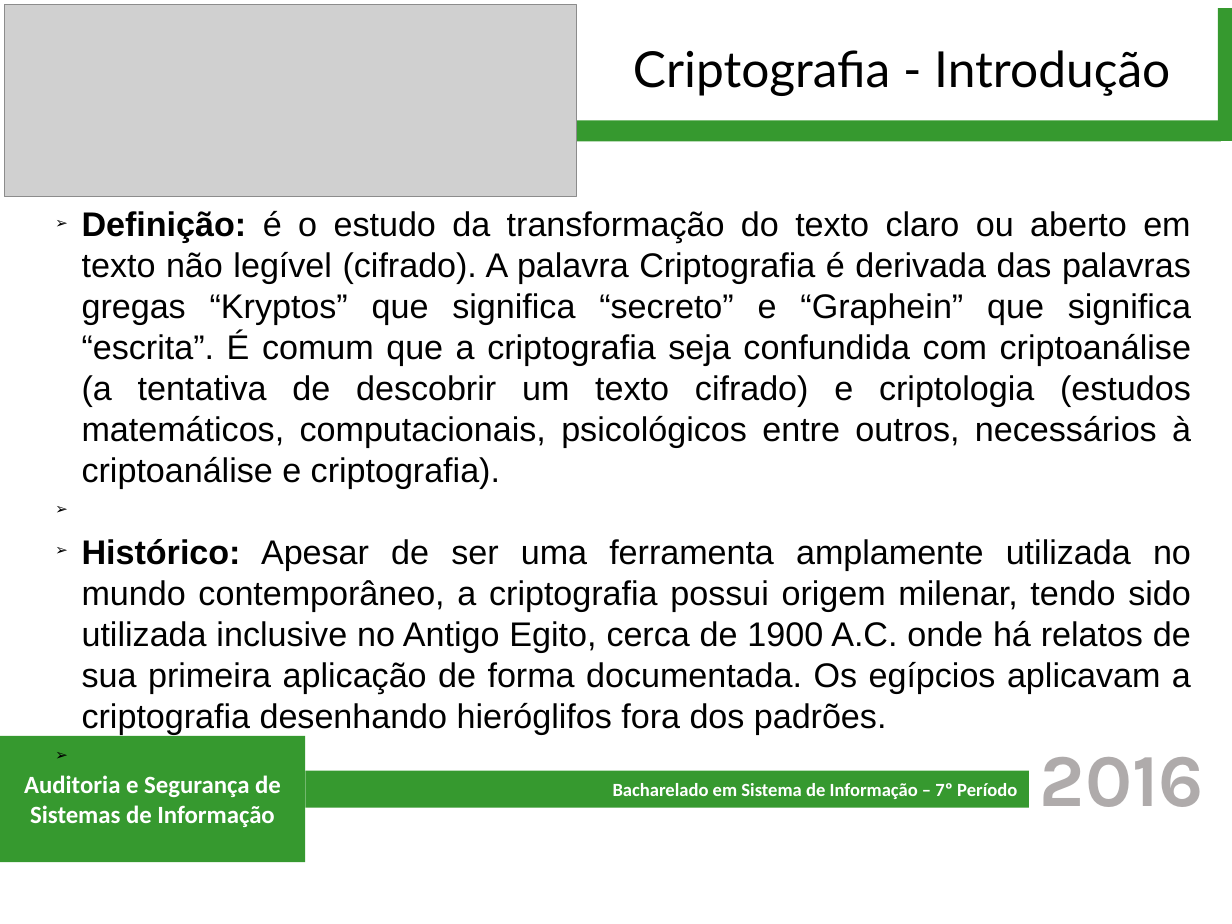
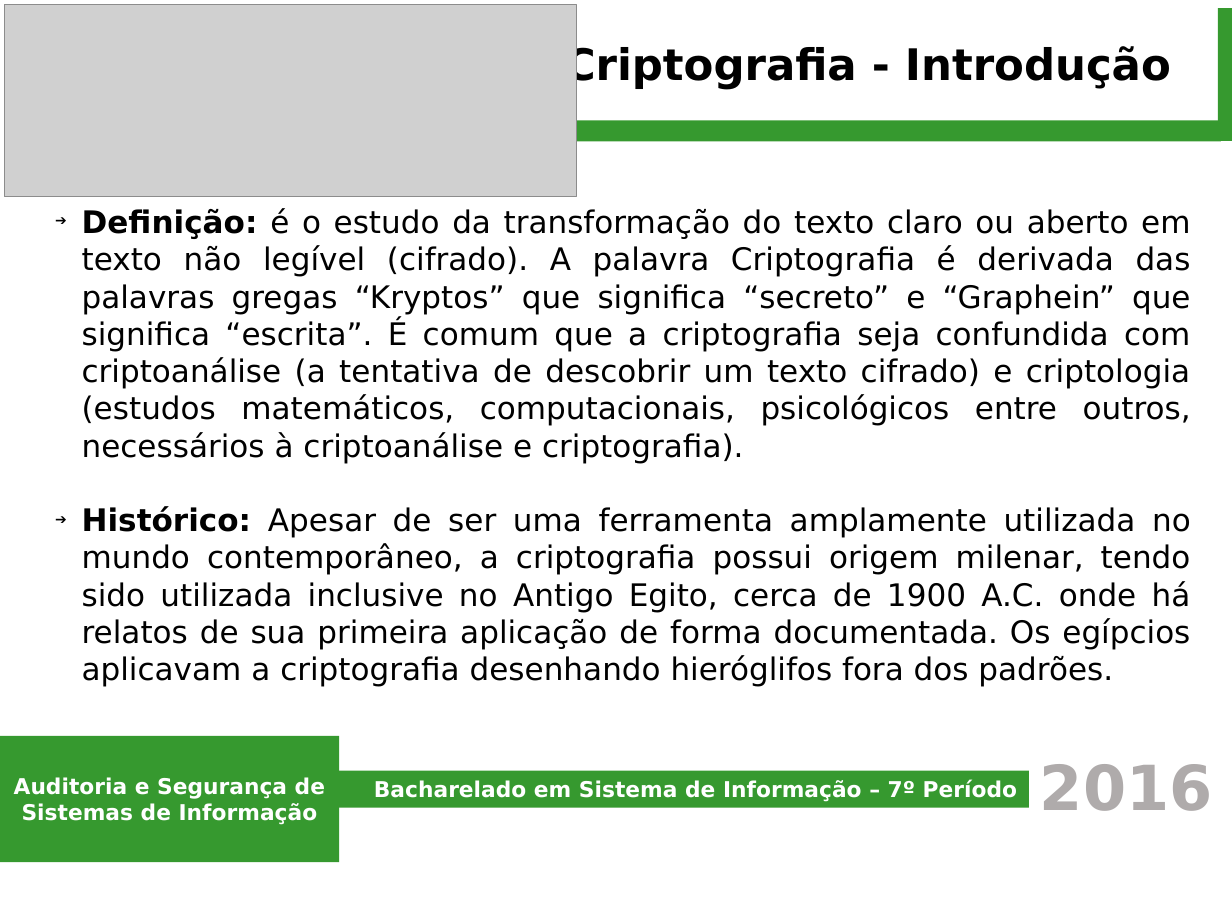
Before and after one commit to jmanoel7/Sistemas_de_Informacao, a slide deck: slide 2 of 2016-1/Auditoria_e_Seguranca_de_Sistemas_de_Informacao/trabalho1_criptografia/Trabalho1-Criptografia.odp. Drawn at 1232x924 pixels with LibreOffice and Linux fonts; fonts in the diff are those of the drawing; grey boxes stand for pictures. Boxes give left, top, right and bottom in pixels: in the first picture for what was removed or moved away, otherwise in the second. Text is boxed around its words. In the diff, an @@ line names an element or a change of style, - is before the commit and + after.

```diff
--- a/2016-1/Auditoria_e_Seguranca_de_Sistemas_de_Informacao/trabalho1_criptografia/Trabalho1-Criptografia.odp
+++ b/2016-1/Auditoria_e_Seguranca_de_Sistemas_de_Informacao/trabalho1_criptografia/Trabalho1-Criptografia.odp
@@ text "Criptografia - Introdução" at (564, 46, 1171, 91): size 32 to 28 pt, font Lato to DejaVu Sans, bold on @@
@@ text "Definição: é o estudo da ..." at (82, 208, 1191, 687): size 22 to 20 pt, font Arial to DejaVu Sans; bullet ➢ to ➔ @@
@@ rectangle "Auditoria e Segurança de Sistemas ...": place and size @@
-rectangle "Auditoria e Segurança de Sistemas ..." at (0, 736, 305, 862)
+rectangle "Auditoria e Segurança de Sistemas ..." at (0, 736, 340, 862)
@@ rectangle "Auditoria e Segurança de Sistemas ..." at (0, 736, 340, 862): size 16 to 14 pt, font Calibri to DejaVu Sans @@
@@ text "2016": place and size @@
-text "2016" at (1040, 757, 1204, 807)
+text "2016" at (1040, 764, 1213, 811)
@@ text "2016" at (1040, 764, 1213, 811): size 48 to 40 pt, font Karla to DejaVu Sans @@
@@ rectangle "Bacharelado em Sistema de Informação ...": place and size @@
-rectangle "Bacharelado em Sistema de Informação ..." at (305, 771, 1029, 808)
+rectangle "Bacharelado em Sistema de Informação ..." at (329, 771, 1029, 808)
@@ rectangle "Bacharelado em Sistema de Informação ..." at (329, 771, 1029, 808): size 12 to 14 pt, font Calibri to DejaVu Sans @@
```
Also in this commit, not shown: 3 other slides changed, 23 slides added, 49 other files.
